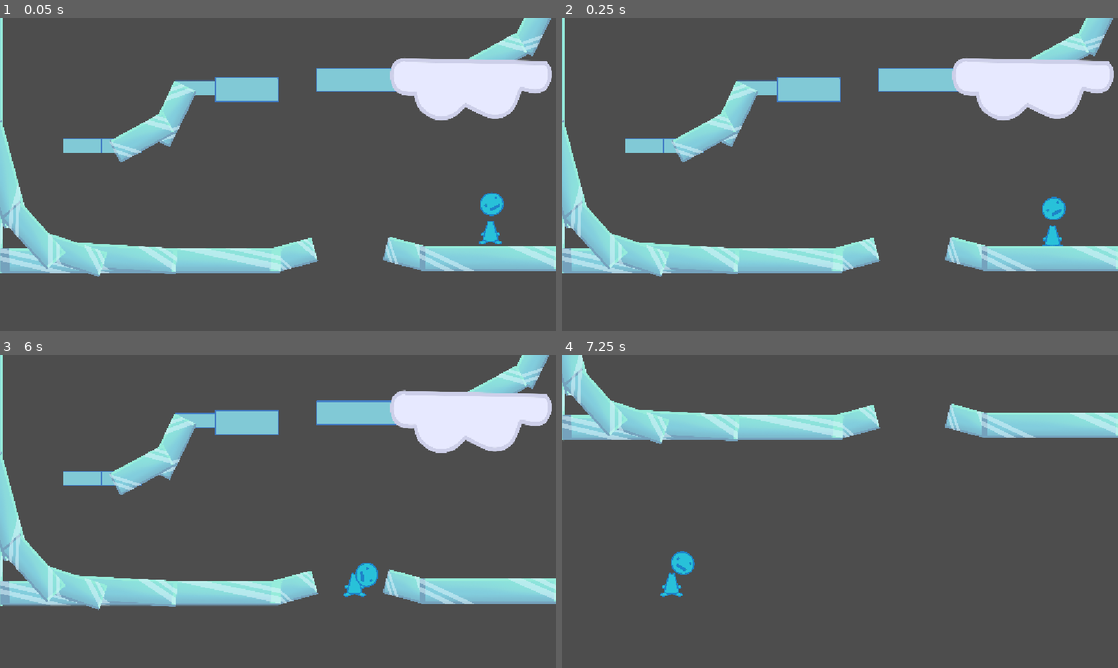
Above: before the commit, frames 1-4 (two rows, left to right).
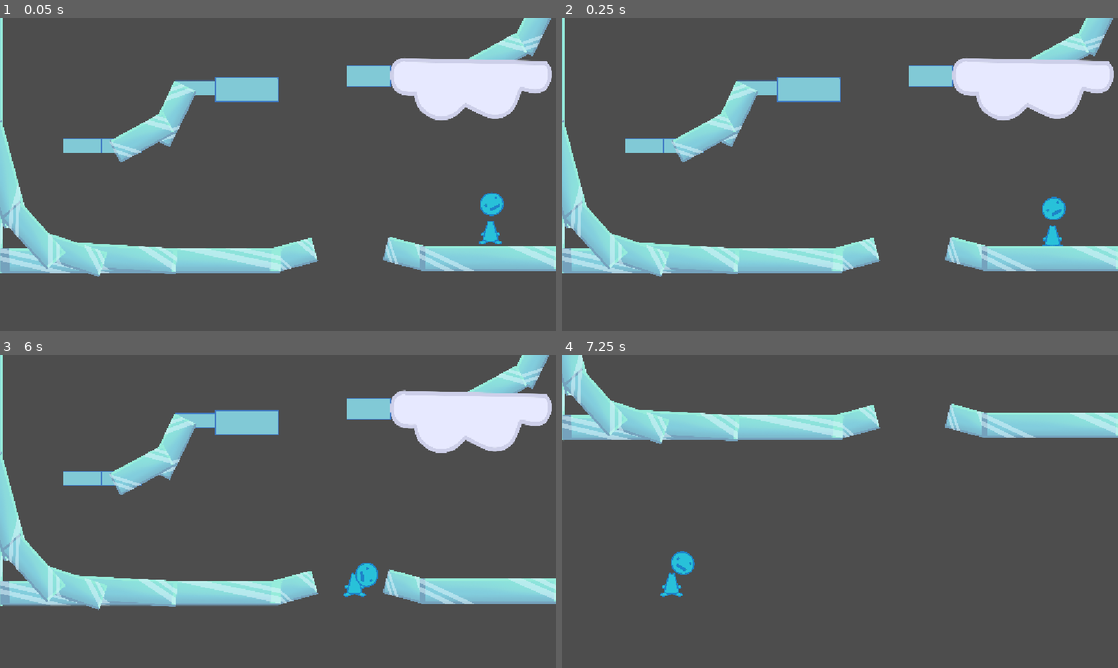
Above: after the commit, the same moments.

Repository: average4136/head-over-heels-game
Game: Godot game, scene res://Scenes/Level scenes/ice_section.tscn
Same seed, same stepped clock (60 frames per second), same inputs: the game is played once before the commit and once after it. This scene is started directly instead of the project's main scene.
Inputs:
- Up to frame 1 (0.05 s): no input
- Up to frame 2 (0.25 s): no input
- Up to frame 3 (6 s): tap Enter (ui_accept) at 0.5, 2 s; hold D (move_right) 0.53-2.03 s; tap Space (jump) at 0.77, 1.52, 3.02, 3.77, 4.52 s; hold A (move_left) 2.03-2.78 s; hold D (move_right) 2.78-4.28 s; hold A (move_left) 4.28-5.03 s; hold D (move_right) 5.03-5.78 s; hold A (move_left) from 5.78 s (still down)
- Up to frame 4 (7.25 s): keep holding A (move_left); tap Space (jump) at 6.02, 6.77 s

The runs differ from the first frame. In frame 1, 0.7% of the frame differs, in the area x 56-72%, y 15-24%; in frame 2, 0.7%; in frame 3, 0.7%, in the area x 56-72%, y 13-23%; in frame 4, nothing differs.

Commit message:
added a lil ramp and a way to get to the current end of the ice level - add more later?

Diff:
--- a/Scenes/Level scenes/ice_section.tscn
+++ b/Scenes/Level scenes/ice_section.tscn
@@ -46,8 +46,8 @@
 position = Vector2(-128, -648)
 
 [node name="Blue_block6" parent="." unique_id=1384170651 instance=ExtResource("1_i0ptw")]
-position = Vector2(328, -688)
-scale = Vector2(1.2800006, 1)
+position = Vector2(376, -704)
+scale = Vector2(0.68634856, 0.8976628)
 
 [node name="StaticBody2D4" parent="." unique_id=1767213189 instance=ExtResource("4_k0s5y")]
 position = Vector2(-1190, -825)
@@ -149,3 +149,15 @@
 [node name="StaticBody2D9" parent="." unique_id=267509723 instance=ExtResource("4_k0s5y")]
 position = Vector2(-632, -415.99997)
 rotation = -0.49741888
+
+[node name="Cloud block2" parent="." unique_id=1296471014 instance=ExtResource("3_7d2j5")]
+position = Vector2(-807.9999, -1248)
+scale = Vector2(2.5910778, 2.591078)
+
+[node name="StaticBody2D11" parent="." unique_id=1285361007 instance=ExtResource("4_k0s5y")]
+position = Vector2(456, -1151.9999)
+rotation = 0.5235988
+
+[node name="StaticBody2D12" parent="." unique_id=728208068 instance=ExtResource("4_k0s5y")]
+position = Vector2(344.00003, -1304.0001)
+rotation = 1.0471976
